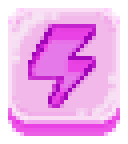
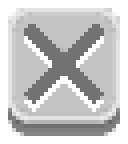
Comparing the layer stacks of the two w=128, h=144 images. Changes:
hid "Layer 11" over (12, 12, 116, 116)
hid "Layer 2" over (28, 24, 96, 108)
added layer "Layer 16" above "Layer 15" over (24, 24, 104, 104)
added layer "Layer 15" above "Layer 10" over (24, 32, 104, 112)
showed "Layer 7" over (8, 8, 120, 120)
showed "Layer 8" over (8, 28, 120, 132)
